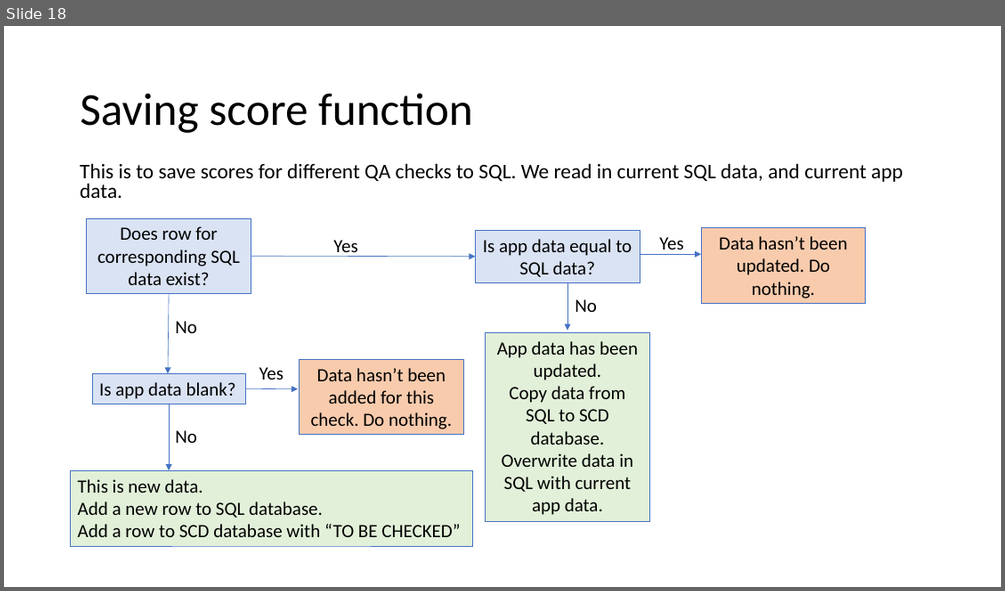
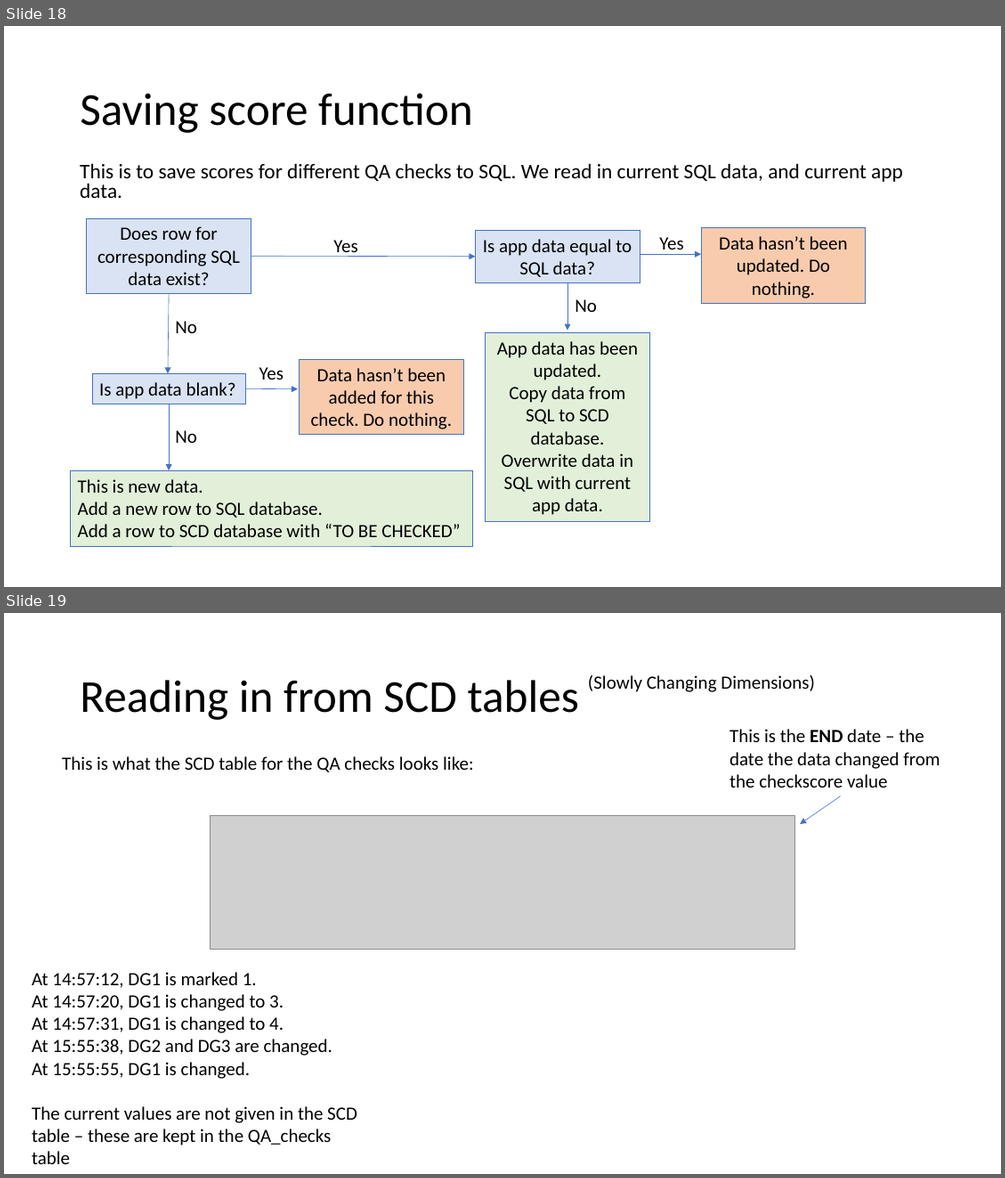
Before and after one commit to tmorley1/qa_log_app, a slide deck: QA log app - behind the code.pptx. Shown one above the other, each under a label of ours: slide 18 before the commit, slides 18 and 19 after it. The pictures are 1005x591 and 1005x1178 pixels, drawn with LibreOffice and Linux fonts; fonts in the diff are those of the drawing; grey boxes stand for pictures. Boxes give left, top, right and bottom in pixels: in the first picture for what was removed or moved away, otherwise in the second. Text is boxed around its words. In the diff, an @@ line names an element or a change of style, - is before the commit and + after.

```diff
--- a/QA log app - behind the code.pptx
+++ b/QA log app - behind the code.pptx
@@ slide 19 added at (x1=4, y1=613, x2=1001, y2=1174), background #FFFFFF @@
@@ title added at (x1=80, y1=680, x2=579, y2=720), 44 pt, text #000000 @@
+Reading in from SCD tables
@@ text added at (x1=588, y1=675, x2=815, y2=692), 18 pt, text #000000 @@
+(Slowly Changing Dimensions)
@@ text added at (x1=729, y1=729, x2=939, y2=787), 18 pt, text #000000 @@
+This is the END date – the date the data changed from the checkscore value
@@ text added at (x1=62, y1=756, x2=474, y2=772), 18 pt, text #000000 @@
+This is what the SCD table for the QA checks looks like:
@@ arrow added from (841, 796) to (800, 824), #4472C4 0.5 pt @@
@@ picture added at (x1=210, y1=816, x2=794, y2=949) @@
@@ text added at (x1=32, y1=972, x2=357, y2=1164), 18 pt, text #000000 @@
+At 14:57:12, DG1 is marked 1.
+At 14:57:20, DG1 is changed to 3.
+At 14:57:31, DG1 is changed to 4.
+At 15:55:38, DG2 and DG3 are changed.
+At 15:55:55, DG1 is changed.
+The current values are not given in the SCD table – these are kept in the QA_checks table
```
Also in this commit, not shown: 2 other slides added, 1 other file.
